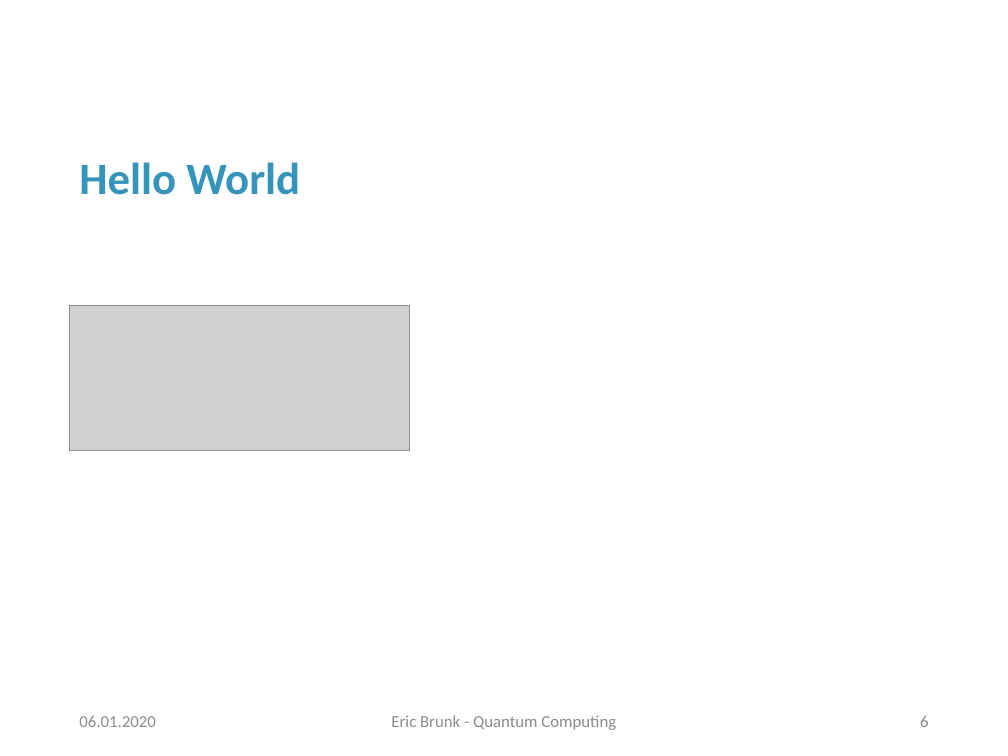
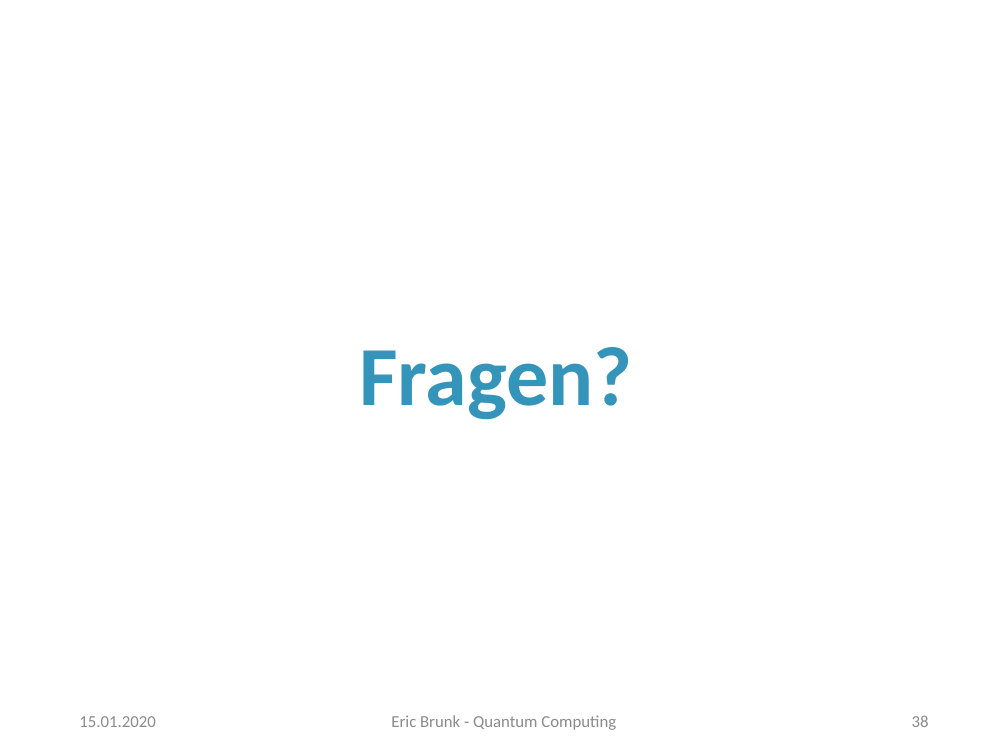
Before and after one commit to erxn91/quantum_computing, a slide deck: slide 38 of Präsentation.pptx (slide 6 before the commit). Drawn at 1008x756 pixels with LibreOffice and Linux fonts; fonts in the diff are those of the drawing; grey boxes stand for pictures; background and template pictures are left out. Boxes give left, top, right and bottom in pixels: in the first picture for what was removed or moved away, otherwise in the second. Text is boxed around its words. In the diff, an @@ line names an element or a change of style, - is before the commit and + after.

```diff
--- a/Präsentation.pptx
+++ b/Präsentation.pptx
@@ title removed at box(79, 162, 300, 195) @@
-Hello World
@@ picture removed at box(70, 305, 410, 451) @@
@@ title added at box(359, 347, 632, 420), 60 pt, text #3494BA, bold @@
+Fragen?
@@ text at box(79, 716, 155, 727): text changed @@
-06.01.2020
+15.01.2020
@@ page number at box(912, 715, 929, 727): text changed @@
-6
+38
```
Also in this commit, not shown: 25 other slides changed, 12 slides added, 9 other files.
